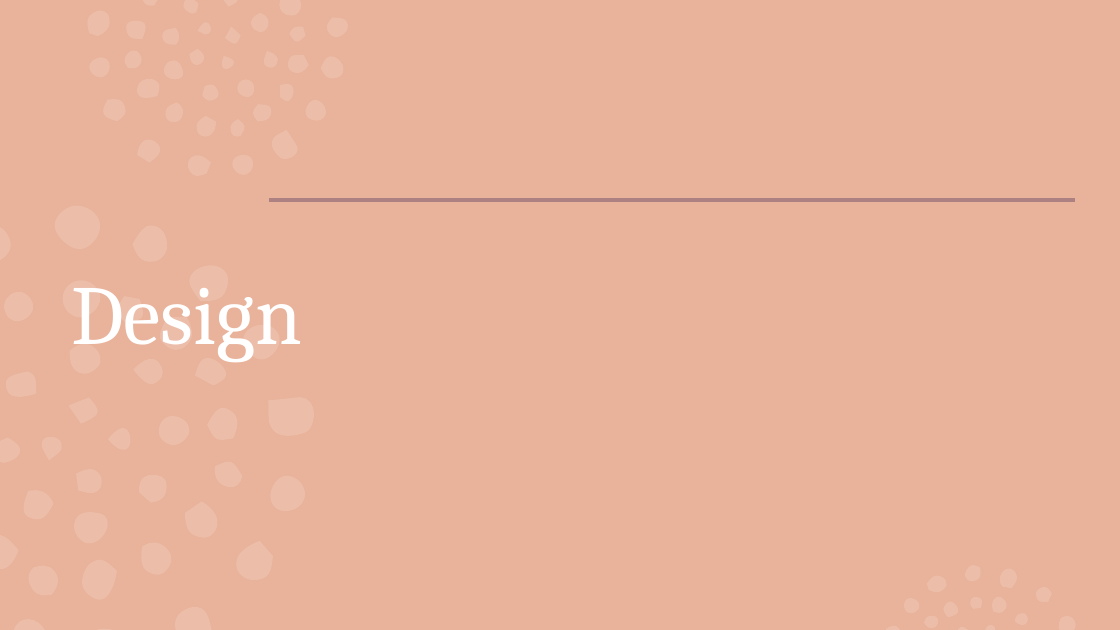
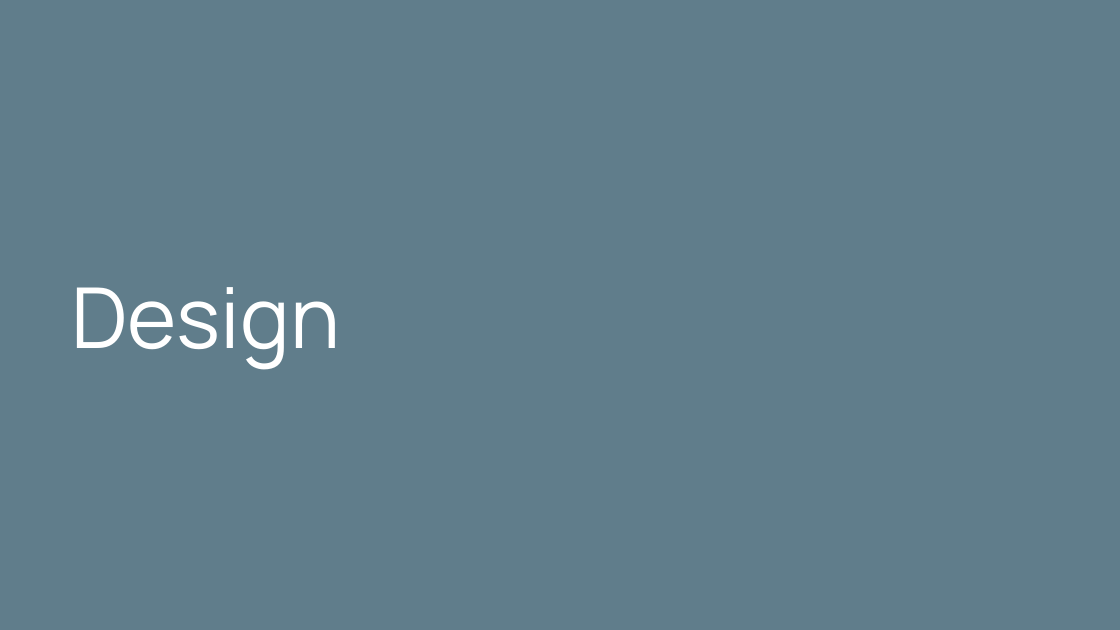
Before and after one commit to kazimsayed954/S5, a slide deck: slide 9 of Design Project/Voice Based Email System for the Visually Impaired 1.pptx (slide 5 before the commit). Drawn at 1120x630 pixels with LibreOffice and Linux fonts; fonts in the diff are those of the drawing. Boxes give left, top, right and bottom in pixels: in the first picture for what was removed or moved away, otherwise in the second. Text is boxed around its words. In the diff, an @@ line names an element or a change of style, - is before the commit and + after.

```diff
--- a/Design Project/Voice Based Email System for the Visually Impaired 1.pptx
+++ b/Design Project/Voice Based Email System for the Visually Impaired 1.pptx
@@ background #E9B29A to #607D8B @@
@@ freeform shape removed at box(0, 0, 1076, 630) @@
@@ title "Design" at box(71, 287, 340, 370): font Cambria to Manrope; line spacing 0.99 to 1 @@
@@ line removed from (270, 199) to (1075, 199) @@
```
Also in this commit, not shown: 17 other slides changed, 7 slides added, 3 slides removed, 1 other file.
